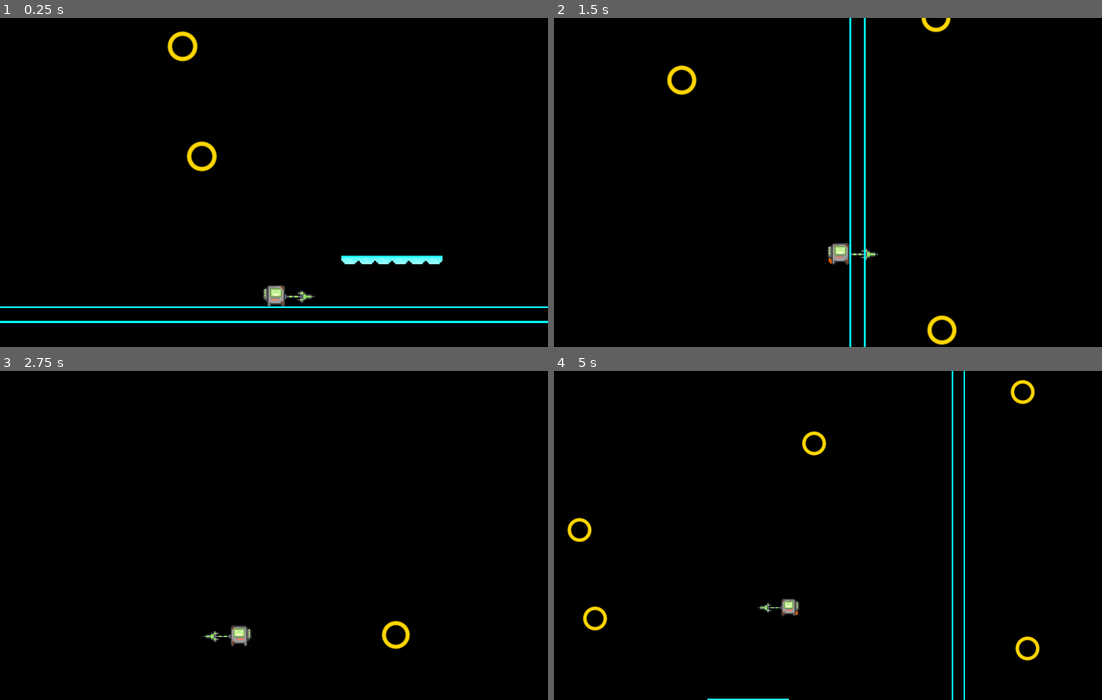
Above: before the commit, frames 1-4 (two rows, left to right).
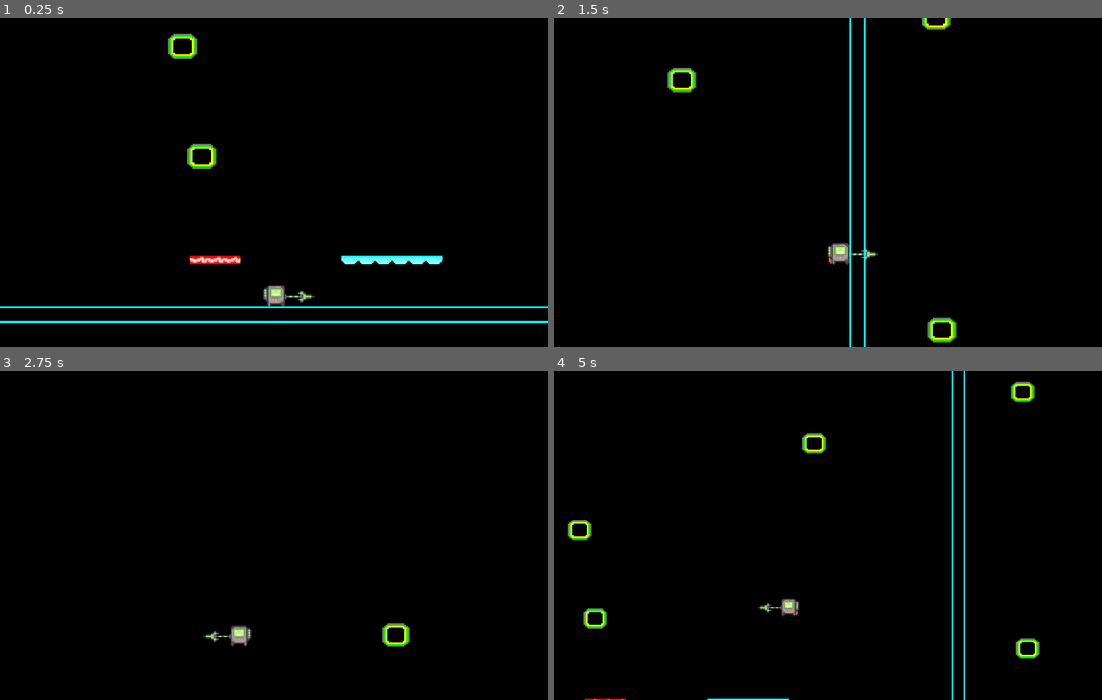
Above: after the commit, the same moments.

Repository: danpokhrel/Prototype3
Game: Godot game, scene res://scenes/main.tscn
Two runs of this game, one before a commit and one after it. Both use one fixed random seed, a clock stepped at 60 frames per second and the inputs below.
Inputs (mouse positions are in pixels of both pictures, inside the frame that each line leads up to):
- Up to frame 1 (0.25 s): no input
- Up to frame 2 (1.5 s): move the mouse to (948, 166) at 0.52 s; hold D (move_right) from 0.53 s (still down); tap Shift (dash) at 0.6, 1.35 s; click (948, 166) at 0.67 s; tap Space (jump) at 0.77, 1.07 s; move the mouse to (718, 198) at 1.27 s
- Up to frame 3 (2.75 s): tap Space (jump) at 1.52, 1.82 s; move the mouse to (328, 463) at 2.02 s; release D (move_right) at 2.03 s; hold A (move_left) from 2.03 s (still down); tap Shift (dash) at 2.1 s
- Up to frame 4 (5 s): move the mouse to (800, 601) at 2.77 s; release A (move_left) at 2.78 s; hold D (move_right) 2.78-4.28 s; tap Shift (dash) at 2.85, 3.6, 4.35 s; click (800, 601) at 2.92 s; tap Space (jump) at 3.02, 3.32, 3.77, 4.07, 4.52, 4.82 s; move the mouse to (992, 584) at 3.52 s; move the mouse to (663, 486) at 4.27 s; hold A (move_left) from 4.28 s (still down)

The runs differ from the first frame. In frame 1, 0.8% of the frame differs, in the area x 30-44%, y 3-75%; in frame 2, 0.7%; in frame 3, 0.2%; in frame 4, 0.9%, in the area x 2-89%, y 2-100%.

Commit message:
Added ring sprite + "Electric" tile
- Added ring sprite to complement aesthetic
- Added death collision on electric tiles

Diff:
--- a/scenes/main.tscn
+++ b/scenes/main.tscn
@@ -13,6 +13,7 @@
 [ext_resource type="Texture2D" uid="uid://07ccptm63r87" path="res://assets/tileset berserk.png" id="7_85g3d"]
 [ext_resource type="Script" uid="uid://lhw5ooel3uyk" path="res://scenes/ring_spawner.gd" id="12_eb6dy"]
 [ext_resource type="PackedScene" uid="uid://bfr8aou0rxxp2" path="res://scenes/ring.tscn" id="13_trceg"]
+[ext_resource type="Script" uid="uid://bs66a67hch8mu" path="res://scripts/DeathArea.gd" id="14_a8y0u"]
 
 [sub_resource type="RectangleShape2D" id="RectangleShape2D_ha3k7"]
 
@@ -89,6 +90,9 @@
 
 [sub_resource type="RectangleShape2D" id="RectangleShape2D_dummy"]
 
+[sub_resource type="RectangleShape2D" id="RectangleShape2D_trceg"]
+size = Vector2(48, 7.999998)
+
 [node name="Main" type="Node2D" unique_id=355897515]
 
 [node name="Platformer Level" type="Node2D" parent="." unique_id=303868873]
@@ -138,7 +142,7 @@
 script = ExtResource("6_tipki")
 
 [node name="TileMapLayer" type="TileMapLayer" parent="Platformer Level" unique_id=1373488426]
-tile_map_data = PackedByteArray("AAAJAP7/AAAAAAAAAGAKAP7/AAA …(3104 unchanged characters)… BAAEAAGA8ANP/AAABAAEAAGA9ANP/AAABAAEAAGA=")
+tile_map_data = PackedByteArray("AAAJAP7/AAAAAAAAAGAKAP7/AAA …(3104 unchanged characters)… BAAEAAGA8ANP/AAABAAEAAGA9ANP/AAABAAEAAGAlAPv/AAADAAIAAAAkAPv/AAADAAIAAAAjAPv/AAADAAIAAAA=")
 tile_set = SubResource("TileSet_ha0aq")
 
 [node name="Level Layout" parent="Platformer Level" unique_id=1764128550 instance=ExtResource("6_layout")]
@@ -155,5 +159,9 @@
 ring_scene = ExtResource("13_trceg")
 
 [node name="Area2D" type="Area2D" parent="Platformer Level" unique_id=2063604623]
+position = Vector2(310, -9)
+script = ExtResource("14_a8y0u")
 
 [node name="CollisionShape2D" type="CollisionShape2D" parent="Platformer Level/Area2D" unique_id=1186756710]
+position = Vector2(274, -67)
+shape = SubResource("RectangleShape2D_trceg")
--- a/scenes/ring.gd
+++ b/scenes/ring.gd
@@ -31,21 +31,6 @@
 
 	queue_redraw()
 
-
-func _draw():
-	# Draw a hollow gold ring
-	draw_arc(
-		Vector2.ZERO,
-		(outer_radius + inner_radius) / 2.0,
-		0.0,
-		TAU,
-		64,
-		Color.GOLD,
-		outer_radius - inner_radius,
-		true
-	)
-
-
 func _physics_process(_delta):
 	if scored:
 		return
--- a/scenes/ring.tscn
+++ b/scenes/ring.tscn
@@ -1,6 +1,7 @@
 [gd_scene format=3 uid="uid://bfr8aou0rxxp2"]
 
 [ext_resource type="Script" uid="uid://xj2ii3ua8ja5" path="res://scenes/ring.gd" id="1_03kdj"]
+[ext_resource type="Texture2D" uid="uid://o1ct7u77o6a" path="res://assets/ring.png" id="2_f7lrs"]
 
 [sub_resource type="CircleShape2D" id="CircleShape2D_ha3k7"]
 
@@ -9,3 +10,8 @@
 
 [node name="CollisionShape2D" type="CollisionShape2D" parent="." unique_id=1981083092]
 shape = SubResource("CircleShape2D_ha3k7")
+
+[node name="Sprite2D" type="Sprite2D" parent="." unique_id=889835047]
+position = Vector2(-1.7881393e-07, 5.9604645e-08)
+scale = Vector2(1.7500001, 1.5)
+texture = ExtResource("2_f7lrs")
--- /dev/null
+++ b/scripts/DeathArea.gd
@@ -0,0 +1,8 @@
+extends Area2D
+
+func _ready() -> void:
+	body_entered.connect(_on_body_entered)
+
+func _on_body_entered(body: Node2D) -> void:
+	if body is Player:
+		body.die()
--- a/scripts/player.gd
+++ b/scripts/player.gd
@@ -174,6 +174,8 @@
 ## Stamina (0..max_stamina)
 var stamina: float = 0.0
 
+var respawn_position: Vector2
+
 ## Input buffers: countdown timers set by input events, consumed per tick.
 var _flap_buffer_timer: float = 0.0
 var _dash_buffer_timer: float = 0.0
@@ -188,6 +190,7 @@
 ## Starts the run with a full stamina bar.
 func _ready() -> void:
 	stamina = max_stamina
+	respawn_position = global_position
 
 
 ## Captures flap and dash presses as buffered events.
@@ -461,6 +464,10 @@
 	if Engine.time_scale == hitstop_time_scale:
 		Engine.time_scale = 1.0
 
+func die() -> void:
+	global_position = respawn_position
+	velocity = Vector2.ZERO
+
 
 ## Drains the momentum meter passively; faster on the ground.
 func _update_momentum(delta: float, grounded: bool) -> void:
Not shown, added: scripts/DeathArea.gd.uid
Not shown, added: scenes/main.tscn20298209724.tmp
Not shown, added: scenes/main.tscn20344922184.tmp
